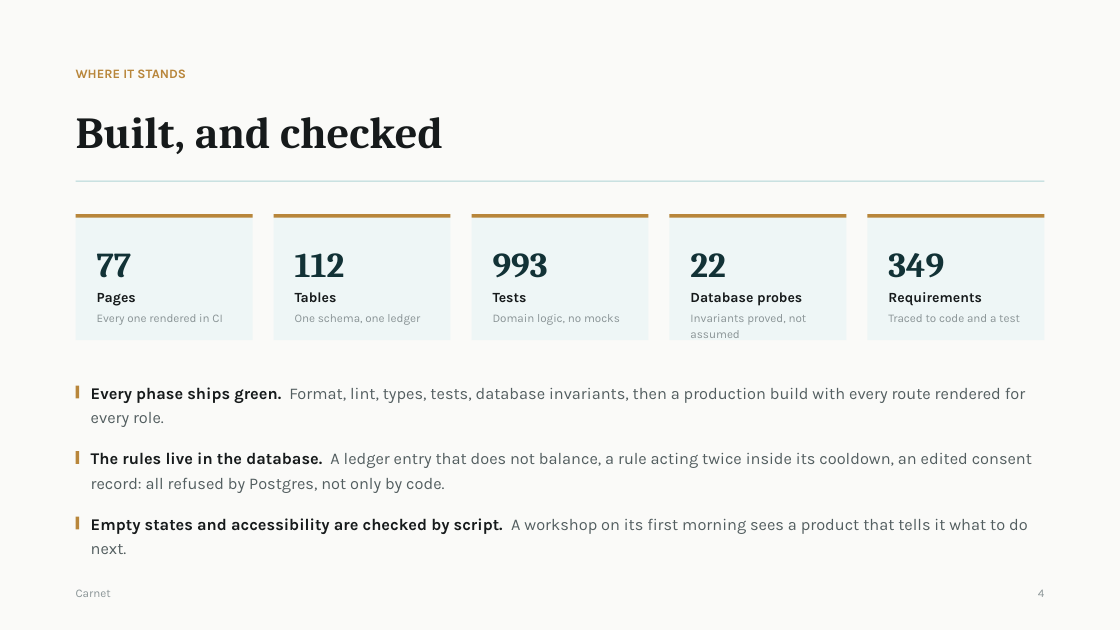
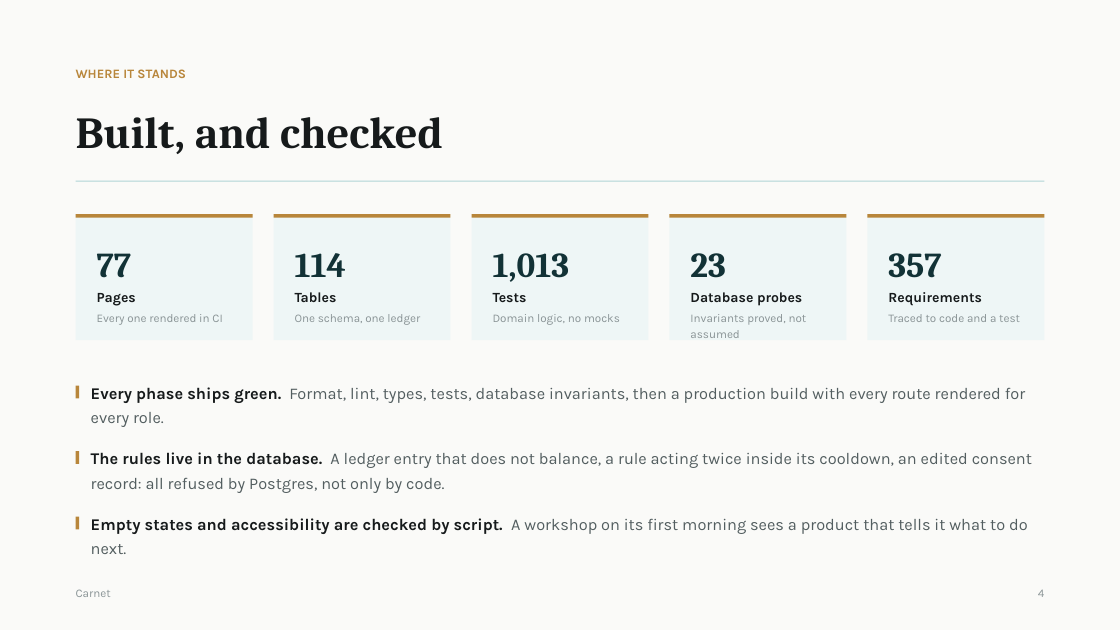
Before and after one commit to Amrwar/vehicle-memory, a slide deck: slide 5 of docs/Carnet-Presentation.pptx. Drawn at 1120x630 pixels with LibreOffice and Linux fonts; fonts in the diff are those of the drawing. Boxes give left, top, right and bottom in pixels: in the first picture for what was removed or moved away, otherwise in the second. Text is boxed around its words. In the diff, an @@ line names an element or a change of style, - is before the commit and + after.

```diff
--- a/docs/Carnet-Presentation.pptx
+++ b/docs/Carnet-Presentation.pptx
@@ text at [295,253,346,277]: text changed @@
-112
+114
@@ text at [493,253,570,282]: text changed @@
-993
+1,013
@@ text at [690,253,725,278]: text changed @@
-22
+23
@@ text at [888,253,941,278]: text changed @@
-349
+357
```
Also in this commit, not shown: 1 other slide changed, 21 other files.
